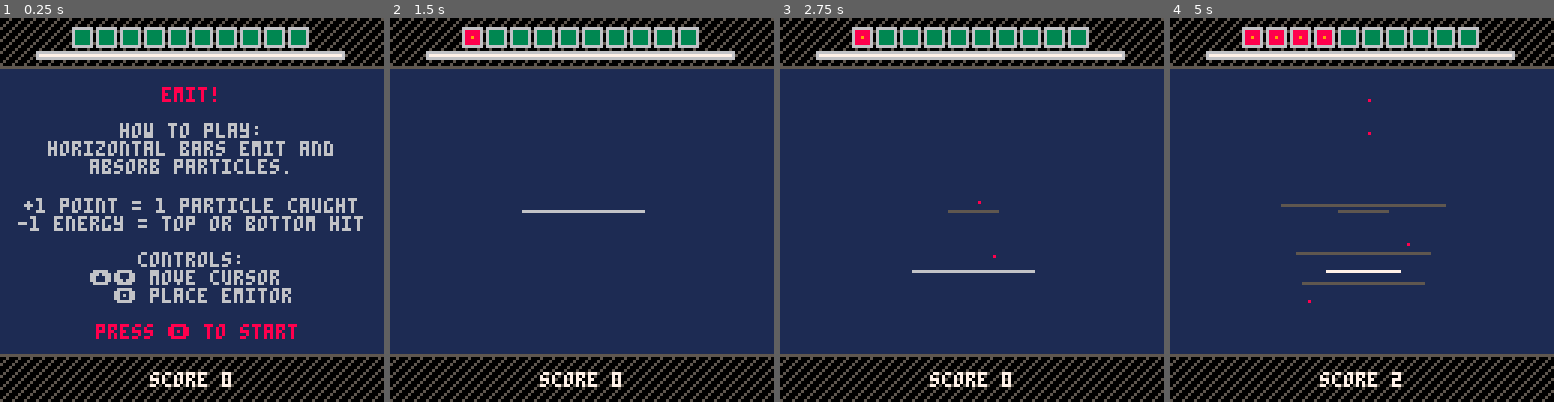
Above: before the commit, frames 1-4 (left to right).
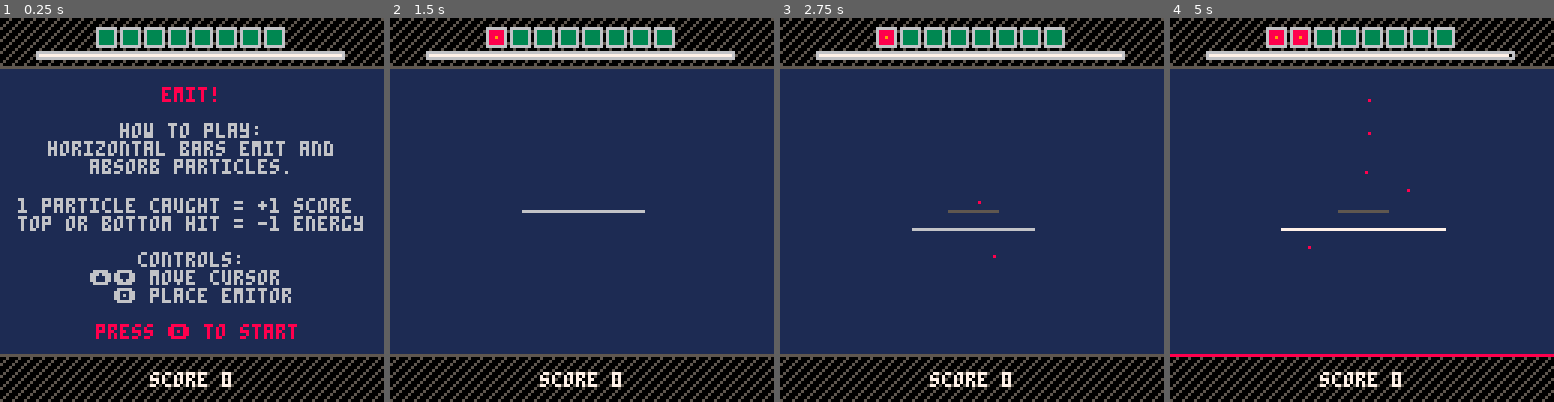
Above: after the commit, the same moments.

Repository: adam-sporka/pico-8-projects
Game: PICO-8 cartridge games/emitors/emitors.p8
The game is run twice, just before and just after one commit, with the same random seed, the same clock (stepped at 60 frames per second) and the same inputs.
Inputs:
- Up to frame 1 (0.25 s): no input
- Up to frame 2 (1.5 s): tap O (Z key) at 0.33, 0.7, 1.43 s; tap X (X key) at 1.07 s
- Up to frame 3 (2.75 s): tap X (X key) at 2.07, 2.4, 2.73 s; tap O (Z key) at 2.22 s; hold Down from 2.42 s (still down)
- Up to frame 4 (5 s): release Down at 2.82 s; tap X (X key) every 0.33 s from 3.07 to 4.73 s; tap O (Z key) at 3.1, 3.98, 4.87 s; hold Up 3.58-4.08 s; hold Down from 4.58 s (still down)

The runs differ from the first frame. In frame 1, 3.4% of the frame differs, in the area x 4-95%, y 2-56%; in frame 2, 0.8%; in frame 3, 1.3%; in frame 4, 2.9%.

Commit message:
Emitors: Parametrization and granularity

Diff:
--- a/games/emitors/emitors.p8
+++ b/games/emitors/emitors.p8
@@ -15,7 +15,8 @@
 bottom=112
 default_y=64
 initial_energy=100
-max_emitors=10
+max_emitors=8
+granularity=6
 --------
 screen=0
 frame=0
@@ -133,7 +134,7 @@
  	s=6
  	if #emitors<=a then s=3
  	end
- 	spr(s,24+(a)*8,2)
+ 	spr(s,64+a*8-max_emitors*4,2)
  end
  rectfill(12,11,12+102,13,6)
  line(13,12,13+100,12,0)
@@ -148,7 +149,7 @@
 			return
 		end
 	end
-	if #emitors>=10 then
+	if #emitors>=max_emitors then
 		return
 	end
 	add_emitor(c-l,c+l,y)
@@ -165,8 +166,8 @@
 	ctr("horizontal bars emit and")
 	ctr("absorb particles.")
 	last_y=60
-	ctr("+1 point = 1 particle caught")
-	ctr("-1 energy = top or bottom hit")
+	ctr("1 particle caught = +1 score ")
+	ctr("top or bottom hit = -1 energy")
 	last_y=78
 	ctr("controls:")
 	ctr("⬆️⬇️ move cursor ",nil,nil,2)
@@ -216,9 +217,9 @@
 	bottom_hit-=1
 	for e in all(emitors) do e:update() end
 	for s in all(shots) do s:update() end
-	if btn(2) then y-=2 end
-	if btn(3) then y+=2 end
-	y=clamp(y,top+2,bottom-2)
+	if btnp(2) then y-=granularity end
+	if btnp(3) then y+=granularity end
+	y=clamp(y,top+granularity,bottom-granularity)
 	if btnp(4) then launch() end
 end
 --------
